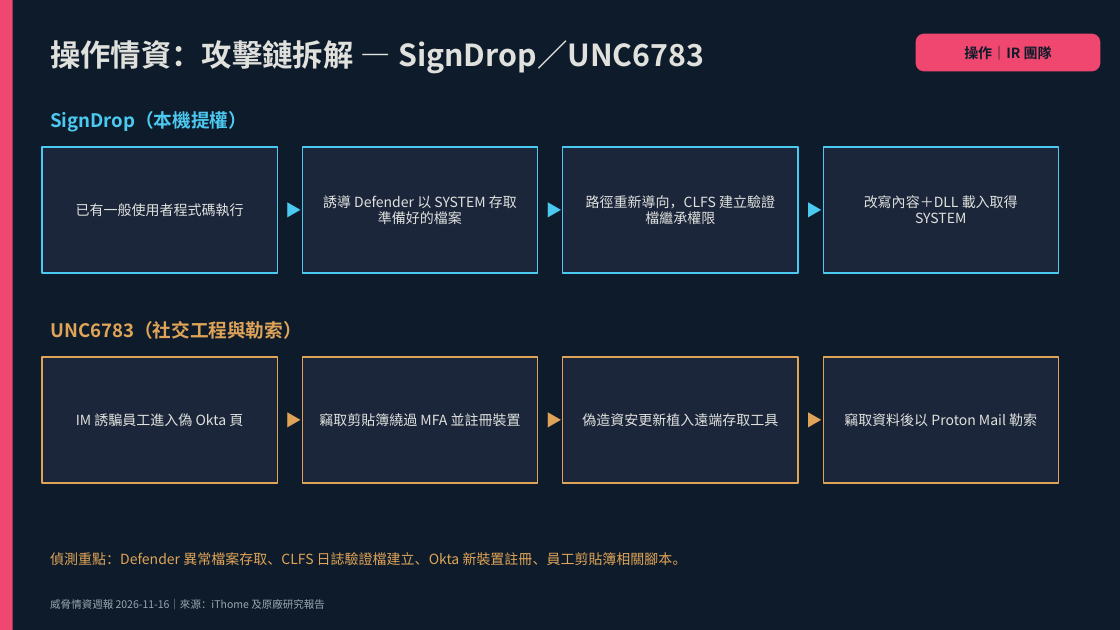
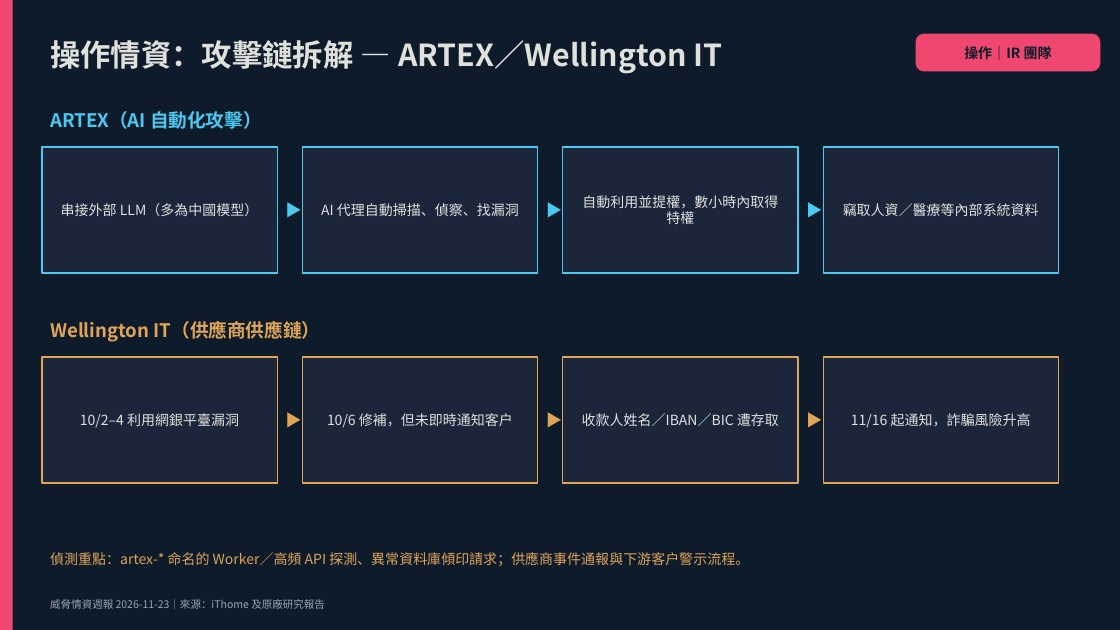
Before and after one commit to fei3363/cdp-tool, a slide deck: slide 9 of threat_intel_report_202611.pptx. Drawn at 1120x630 pixels with LibreOffice and Linux fonts; fonts in the diff are those of the drawing. Boxes give left, top, right and bottom in pixels: in the first picture for what was removed or moved away, otherwise in the second. Text is boxed around its words. In the diff, an @@ line names an element or a change of style, - is before the commit and + after.

```diff
--- a/threat_intel_report_202611.pptx
+++ b/threat_intel_report_202611.pptx
@@ text at bbox=[50, 40, 723, 74]: text changed @@
-操作情資：攻擊鏈拆解 — SignDrop／UNC6783
+操作情資：攻擊鏈拆解 — ARTEX／Wellington IT
@@ text at bbox=[50, 111, 262, 129]: text changed @@
-SignDrop（本機提權）
+ARTEX（AI 自動化攻擊）
@@ text at bbox=[61, 203, 259, 216]: text changed @@
-已有一般使用者程式碼執行
+串接外部 LLM（多為中國模型）
@@ text at bbox=[321, 203, 519, 216]: text changed @@
-誘導 Defender 以 SYSTEM 存取準備好的檔案
+AI 代理自動掃描、偵察、找漏洞
@@ text at bbox=[582, 195, 778, 224]: text changed @@
-路徑重新導向，CLFS 建立驗證檔繼承權限
+自動利用並提權，數小時內取得特權
@@ text at bbox=[843, 203, 1039, 216]: text changed @@
-改寫內容＋DLL 載入取得 SYSTEM
+竊取人資／醫療等內部系統資料
@@ text at bbox=[50, 321, 321, 342]: text changed @@
-UNC6783（社交工程與勒索）
+Wellington IT（供應商供應鏈）
@@ text at bbox=[80, 413, 239, 428]: text changed @@
-IM 誘騙員工進入偽 Okta 頁
+10/2–4 利用網銀平臺漏洞
@@ text at bbox=[327, 413, 513, 428]: text changed @@
-竊取剪貼簿繞過 MFA 並註冊裝置
+10/6 修補，但未即時通知客戶
@@ text at bbox=[582, 413, 779, 426]: text changed @@
-偽造資安更新植入遠端存取工具
+收款人姓名／IBAN／BIC 遭存取
@@ text at bbox=[851, 413, 1031, 428]: text changed @@
-竊取資料後以 Proton Mail 勒索
+11/16 起通知，詐騙風險升高
@@ text at bbox=[50, 552, 749, 566]: text changed @@
-偵測重點：Defender 異常檔案存取、CLFS 日誌驗證檔建立、Okta 新裝置註冊、員工剪貼簿相關腳本。
+偵測重點：artex-* 命名的 Worker／高頻 API 探測、異常資料庫傾印請求；供應商事件通報與下游客戶警示流程。
@@ text at bbox=[50, 599, 325, 609]: text changed @@
-威脅情資週報 2026-11-16｜來源：iThome 及原廠研究報告
+威脅情資週報 2026-11-23｜來源：iThome 及原廠研究報告
```
Also in this commit, not shown: 12 other slides changed, 1 other file.
